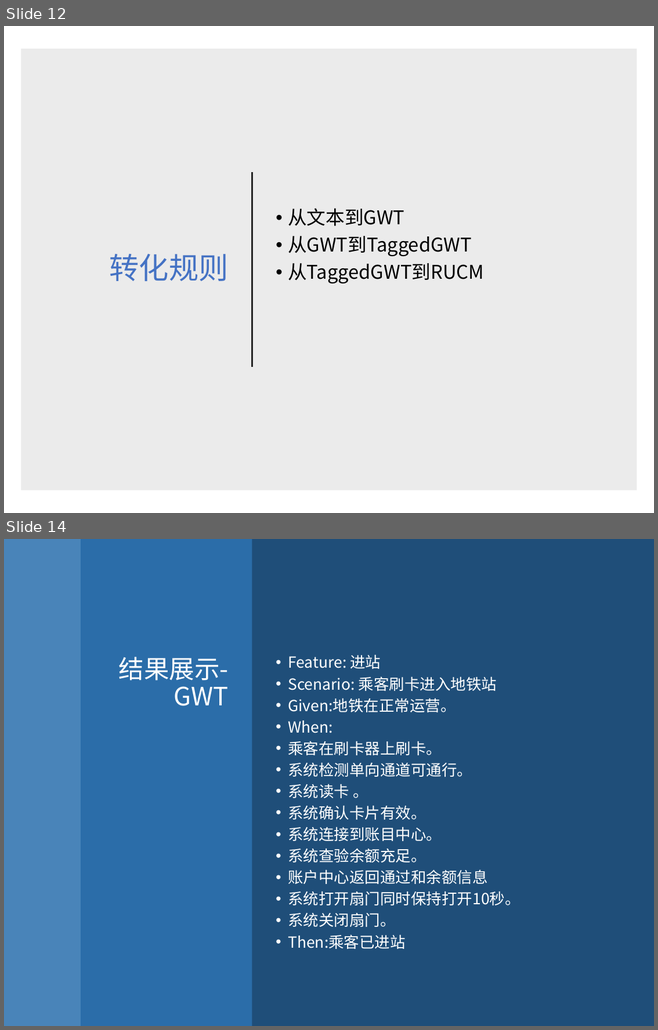
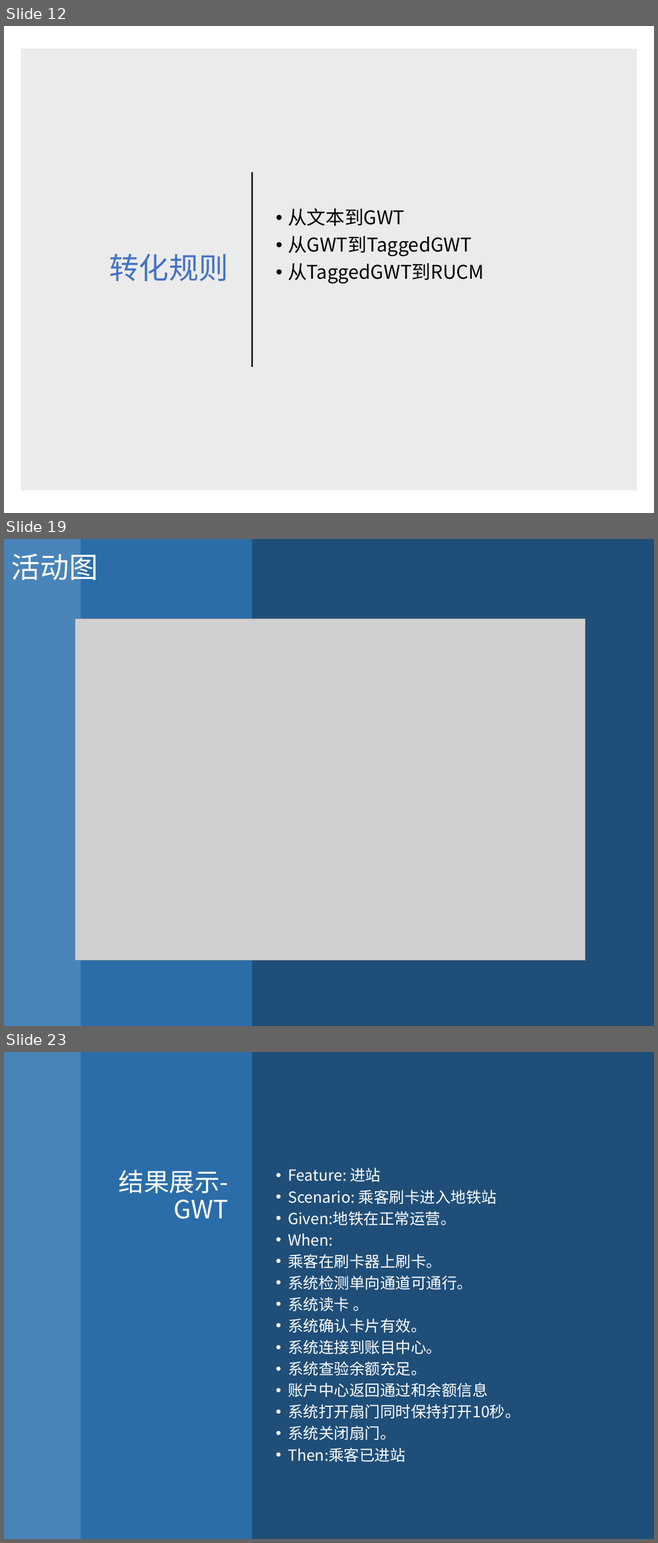
Before and after one commit to PatrickZad/AISRED, a slide deck: TEAM演示.pptx. Shown one above the other, each under a label of ours: slides 12 and 14 before the commit, slides 12, 19 and 23 after it; the slides between them are not shown. The pictures are 658x1030 and 658x1543 pixels, drawn with LibreOffice and Linux fonts; fonts in the diff are those of the drawing; grey boxes stand for pictures. Boxes give left, top, right and bottom in pixels: in the first picture for what was removed or moved away, otherwise in the second. Text is boxed around its words. In the diff, an @@ line names an element or a change of style, - is before the commit and + after.

```diff
--- a/TEAM演示.pptx
+++ b/TEAM演示.pptx
@@ slide 19 added at [4,539,654,1026], background #1F4E79 @@
@@ rectangle added at [4,539,81,1026], fill #5B9BD5 at 70% opacity @@
@@ text added at [12,553,98,580], 32 pt, text #FFFFFF @@
+活动图
@@ rectangle added at [81,539,252,1026], fill #2E75B6 at 80% opacity @@
@@ picture added at [75,619,585,961] @@
@@ what was slide 14 is now slide 23 @@
```
Also in this commit, not shown: 3 slides changed, 8 other slides added, 2 other files.
